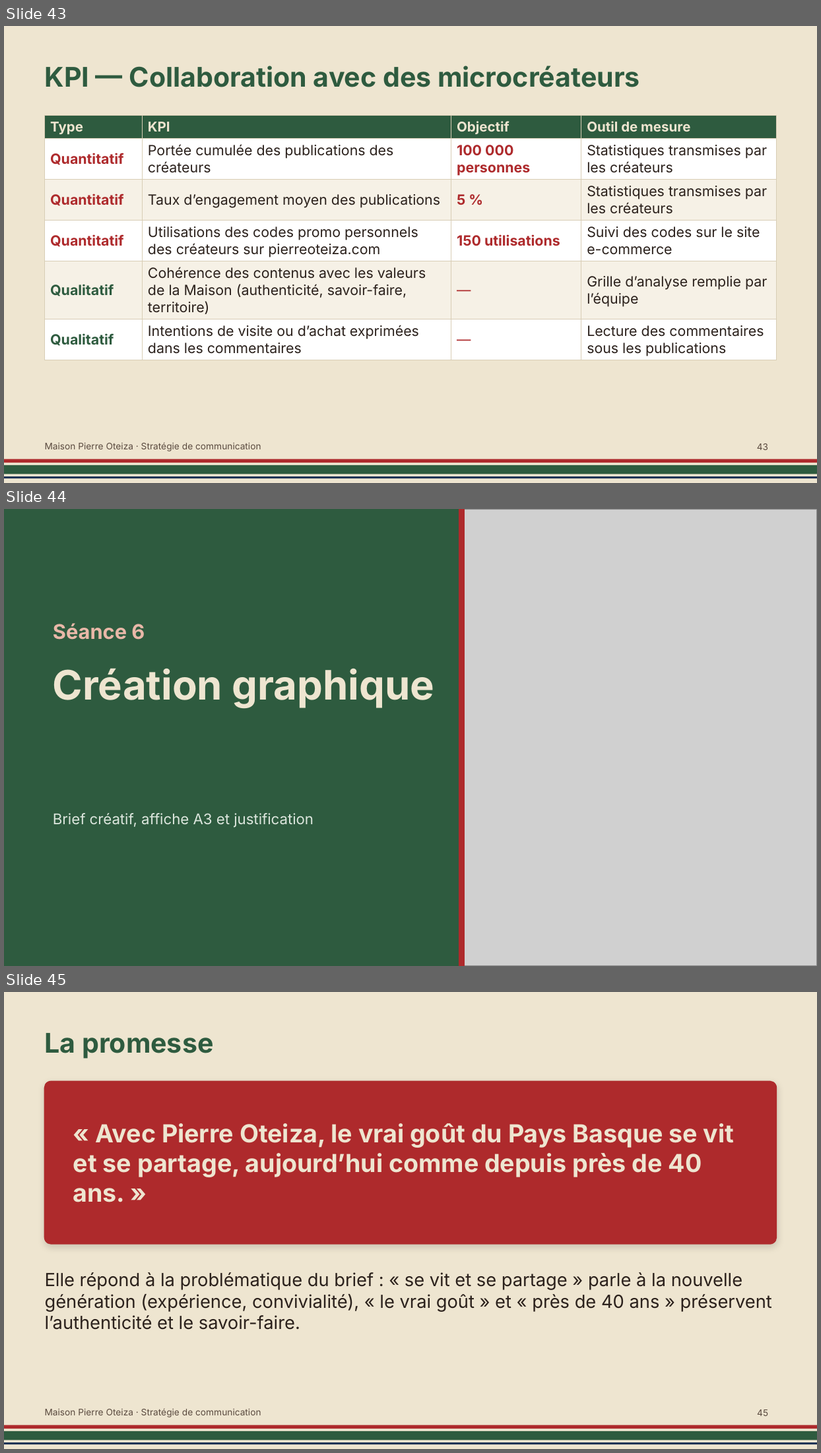
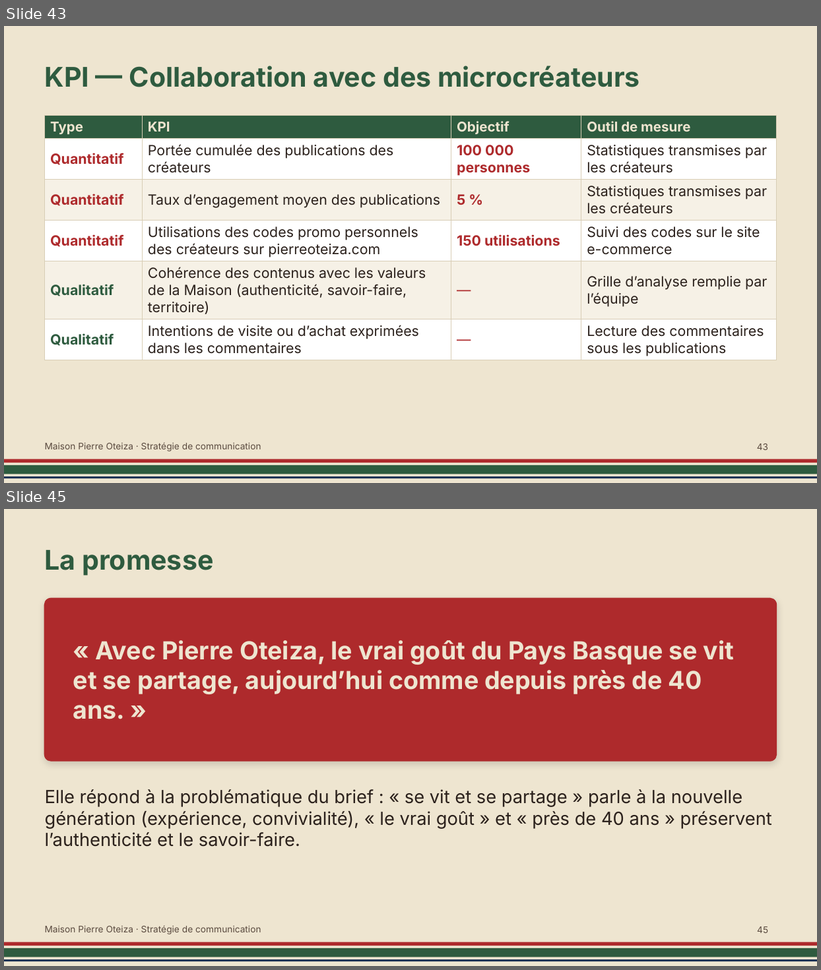
Before and after one commit to loulou64jgp/mes-skills, a slide deck: oteiza-prototype/presentation/Pierre_Oteiza_presentation.pptx. Shown one above the other, each under a label of ours: slides 43, 44 and 45 before the commit, slides 43 and 45 after it; the slides between them are not shown. The pictures are 821x1453 and 821x970 pixels, drawn with LibreOffice and Linux fonts; fonts in the diff are those of the drawing; grey boxes stand for pictures. Boxes give left, top, right and bottom in pixels: in the first picture for what was removed or moved away, otherwise in the second. Text is boxed around its words. In the diff, an @@ line names an element or a change of style, - is before the commit and + after.

```diff
--- a/oteiza-prototype/presentation/Pierre_Oteiza_presentation.pptx
+++ b/oteiza-prototype/presentation/Pierre_Oteiza_presentation.pptx
@@ slide 44 removed at box(4, 509, 817, 966), background #2E5B3F @@
@@ picture removed at box(459, 509, 817, 966) @@
@@ rectangle removed at box(459, 509, 464, 966) @@
@@ text removed at box(53, 623, 145, 640) @@
-Séance 6
@@ text removed at box(53, 668, 434, 708) @@
-Création graphique
@@ text removed at box(53, 813, 314, 828) @@
-Brief créatif, affiche A3 et justification
```
Also in this commit, not shown: 1 slide changed, 7 slides added, 6 other slides removed, 2 other files.
